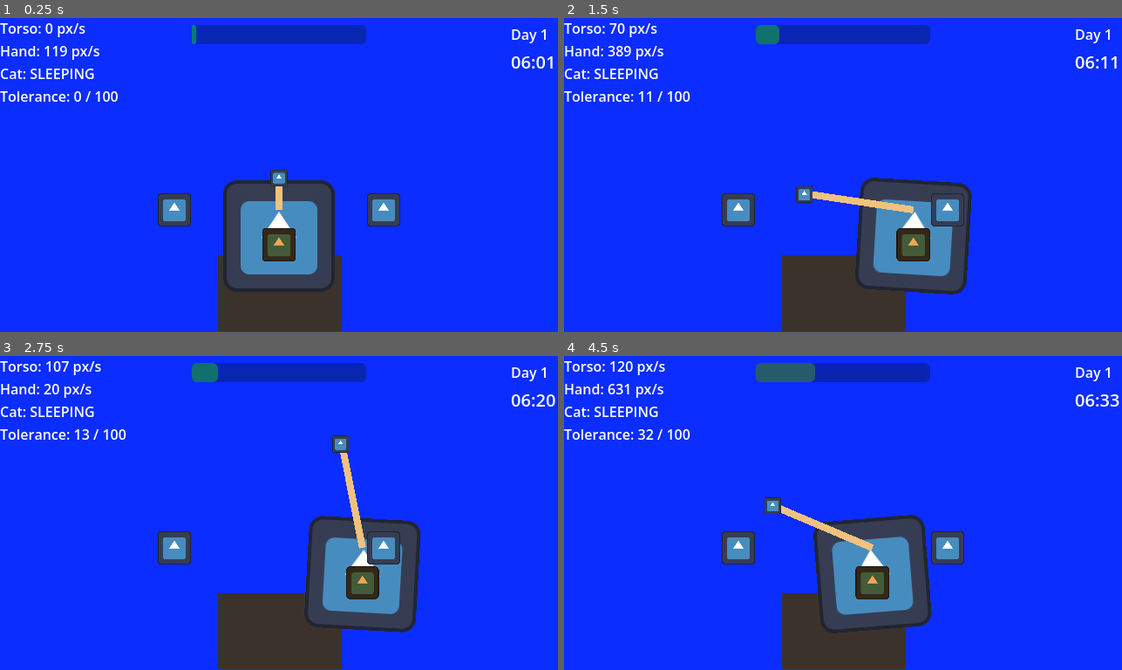
Above: before the commit, frames 1-4 (two rows, left to right).
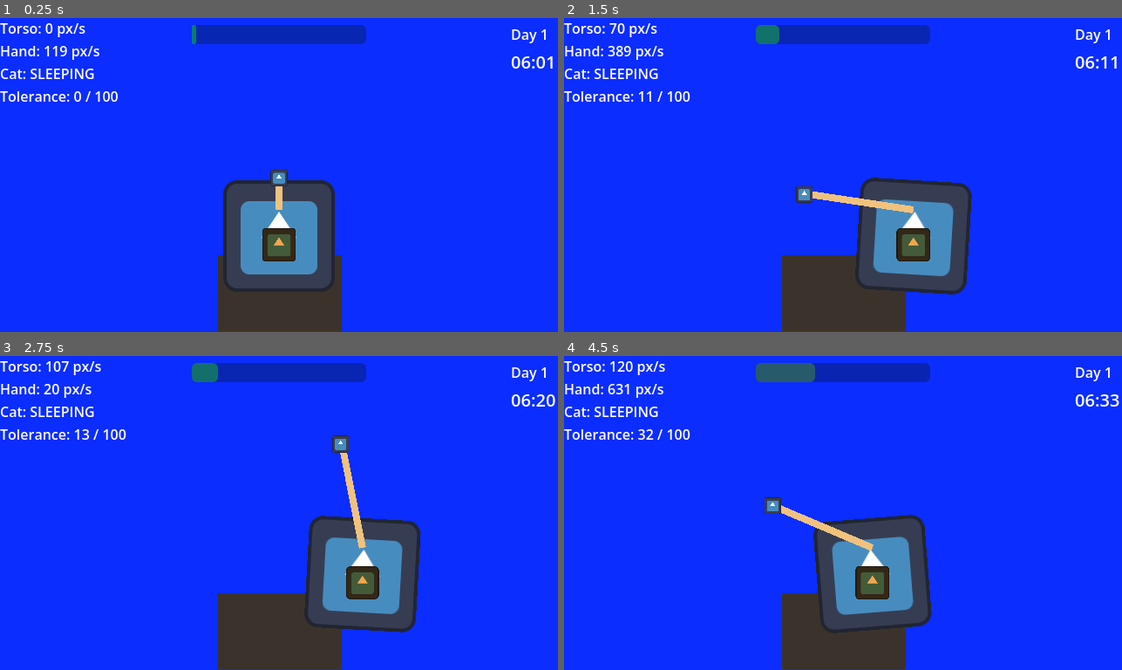
Above: after the commit, the same moments.

Repository: frlbelajarngoding/Cat-on-My-Lap
Game: Godot game, scene res://scenes/main.tscn
Same seed, same stepped clock (60 frames per second), same inputs: the game is played once before the commit and once after it. The engine's default icon, where the game draws it, is replaced by a stand-in: a white triangle on a blue panel in a dark square.
Inputs (mouse positions are in pixels of both pictures, inside the frame that each line leads up to):
- Up to frame 1 (0.25 s): no input
- Up to frame 2 (1.5 s): tap Enter at 0.5 s; move the mouse to (965, 159) at 0.52 s; press the mouse at (965, 159) at 0.53 s; hold D (move_right) 0.53-1.28 s; move the mouse to (731, 190) at 1.27 s; release the mouse at (731, 190) at 1.28 s; hold A (move_left) from 1.28 s (still down); tap R at 1.35 s
- Up to frame 3 (2.75 s): move the mouse to (334, 443) at 2.02 s; release A (move_left) at 2.03 s; press the mouse at (334, 443) at 2.03 s; hold D (move_right) from 2.03 s (still down)
- Up to frame 4 (4.5 s): move the mouse to (815, 575) at 2.77 s; release the mouse at (815, 575) at 2.78 s; tap R at 2.85, 4.35 s; move the mouse to (1010, 560) at 3.52 s; release D (move_right) at 3.53 s; press the mouse at (1010, 560) at 3.53 s; hold A (move_left) from 3.53 s (still down); move the mouse to (675, 465) at 4.27 s; release the mouse at (675, 465) at 4.28 s

The runs differ from the first frame. In frame 1, 1.2% of the frame differs, in the area x 28-72%, y 55-67%; in frame 2, 0.9%; in frame 3, 0.9%; in frame 4, 1.2%.

Commit message:
Logic Sistem Tugas
AAAAAAAAAAAAAAAAAAAAAAAA

Diff:
--- a/scenes/main.tscn
+++ b/scenes/main.tscn
@@ -2,9 +2,9 @@
 
 [ext_resource type="PackedScene" uid="uid://bro5wwxr44srk" path="res://scenes/player.tscn" id="1_0wfyh"]
 [ext_resource type="Script" uid="uid://dhp631qtool0u" path="res://scripts/main.gd" id="1_sugp2"]
-[ext_resource type="PackedScene" uid="uid://ex2guyy041n3" path="res://scenes/draggable.tscn" id="2_sugp2"]
 [ext_resource type="PackedScene" uid="uid://daij6s0iov2t8" path="res://scenes/hud.tscn" id="4_jyhfs"]
 [ext_resource type="PackedScene" uid="uid://di0efg2f87lia" path="res://scenes/day_manager.tscn" id="5_tbgi4"]
+[ext_resource type="Script" uid="uid://cjq0m0cw33sql" path="res://scripts/task_manager.gd" id="6_taskmgr"]
 
 [node name="Main" type="Node2D" unique_id=1621539225]
 script = ExtResource("1_sugp2")
@@ -26,13 +26,8 @@
 [node name="Player" parent="." unique_id=1265673362 instance=ExtResource("1_0wfyh")]
 position = Vector2(320, 250)
 
-[node name="Remote" parent="." unique_id=375679465 instance=ExtResource("2_sugp2")]
-position = Vector2(200, 220)
-item_name = "remote"
-
-[node name="Phone" parent="." unique_id=376722278 instance=ExtResource("2_sugp2")]
-position = Vector2(440, 220)
-item_name = "phone"
+[node name="TaskManager" type="Node" parent="." unique_id=1068335269]
+script = ExtResource("6_taskmgr")
 
 [node name="DebugLabel" type="Label" parent="." unique_id=1630325081]
 offset_right = 40.0
--- /dev/null
+++ b/scenes/tasks/alarm.tscn
@@ -0,0 +1,20 @@
+[gd_scene format=3]
+
+[ext_resource type="Script" path="res://scripts/task.gd" id="1_task"]
+[ext_resource type="Script" path="res://scripts/task_zone.gd" id="2_zone"]
+[ext_resource type="PackedScene" uid="uid://ex2guyy041n3" path="res://scenes/draggable.tscn" id="3_drag"]
+
+[node name="AlarmTask" type="Node2D"]
+script = ExtResource("1_task")
+
+[node name="TableZone" type="Node2D" parent="."]
+position = Vector2(320, 170)
+script = ExtResource("2_zone")
+size = Vector2(190, 36)
+label_text = "Meja"
+
+[node name="Alarm" parent="." instance=ExtResource("3_drag")]
+position = Vector2(250, 170)
+item_name = "alarm_clock"
+label_text = "Weker"
+tint = Color(1.0, 0.6, 0.55, 1)
--- /dev/null
+++ b/scenes/tasks/cat_bowl.tscn
@@ -0,0 +1,22 @@
+[gd_scene format=3]
+
+[ext_resource type="Script" path="res://scripts/task.gd" id="1_task"]
+[ext_resource type="Script" path="res://scripts/task_zone.gd" id="2_zone"]
+[ext_resource type="PackedScene" uid="uid://ex2guyy041n3" path="res://scenes/draggable.tscn" id="3_drag"]
+
+[node name="CatBowlTask" type="Node2D"]
+script = ExtResource("1_task")
+
+[node name="BowlZone" type="Node2D" parent="."]
+position = Vector2(378, 170)
+script = ExtResource("2_zone")
+size = Vector2(40, 30)
+label_text = "Mangkuk"
+show_when_idle = true
+color = Color(1.0, 0.6, 0.8, 0.25)
+
+[node name="CatJar" parent="." instance=ExtResource("3_drag")]
+position = Vector2(410, 228)
+item_name = "cat_jar"
+label_text = "Toples kucing"
+tint = Color(1.0, 0.7, 0.85, 1)
--- /dev/null
+++ b/scenes/tasks/fish.tscn
@@ -0,0 +1,34 @@
+[gd_scene format=3]
+
+[ext_resource type="Script" path="res://scripts/task.gd" id="1_task"]
+[ext_resource type="Script" path="res://scripts/task_zone.gd" id="2_zone"]
+[ext_resource type="PackedScene" uid="uid://ex2guyy041n3" path="res://scenes/draggable.tscn" id="3_drag"]
+
+[node name="FishTask" type="Node2D"]
+script = ExtResource("1_task")
+
+[node name="AquariumZone" type="Node2D" parent="."]
+position = Vector2(135, 178)
+script = ExtResource("2_zone")
+size = Vector2(64, 40)
+label_text = "Akuarium"
+show_when_idle = true
+color = Color(0.3, 0.7, 1.0, 0.25)
+
+[node name="LidSpot" type="Node2D" parent="."]
+position = Vector2(225, 178)
+script = ExtResource("2_zone")
+size = Vector2(36, 36)
+label_text = "Taruh tutup"
+
+[node name="FishLid" parent="." instance=ExtResource("3_drag")]
+position = Vector2(185, 178)
+item_name = "fish_lid"
+label_text = "Tutup pakan"
+tint = Color(0.85, 0.85, 0.9, 1)
+
+[node name="FishCan" parent="." instance=ExtResource("3_drag")]
+position = Vector2(185, 228)
+item_name = "fish_can"
+label_text = "Pakan ikan"
+tint = Color(1.0, 0.75, 0.45, 1)
--- /dev/null
+++ b/scenes/tasks/kettle.tscn
@@ -0,0 +1,15 @@
+[gd_scene format=3]
+
+[ext_resource type="Script" path="res://scripts/task.gd" id="1_task"]
+[ext_resource type="Script" path="res://scripts/task_zone.gd" id="2_zone"]
+[ext_resource type="PackedScene" uid="uid://ex2guyy041n3" path="res://scenes/draggable.tscn" id="3_drag"]
+
+[node name="KettleTask" type="Node2D"]
+script = ExtResource("1_task")
+
+[node name="Lever" parent="." instance=ExtResource("3_drag")]
+position = Vector2(95, 230)
+item_name = "stove_lever"
+follow_hand = false
+label_text = "Tuas kompor"
+tint = Color(1.0, 0.6, 0.55, 1)
--- /dev/null
+++ b/scenes/tasks/laptop.tscn
@@ -0,0 +1,15 @@
+[gd_scene format=3]
+
+[ext_resource type="Script" path="res://scripts/task.gd" id="1_task"]
+[ext_resource type="Script" path="res://scripts/task_zone.gd" id="2_zone"]
+[ext_resource type="PackedScene" uid="uid://ex2guyy041n3" path="res://scenes/draggable.tscn" id="3_drag"]
+
+[node name="LaptopTask" type="Node2D"]
+script = ExtResource("1_task")
+
+[node name="Notif" parent="." instance=ExtResource("3_drag")]
+position = Vector2(440, 178)
+item_name = "laptop_notif"
+follow_hand = false
+label_text = "Laptop"
+tint = Color(0.55, 0.8, 1.0, 1)
--- /dev/null
+++ b/scenes/tasks/microwave.tscn
@@ -0,0 +1,27 @@
+[gd_scene format=3]
+
+[ext_resource type="Script" path="res://scripts/task.gd" id="1_task"]
+[ext_resource type="Script" path="res://scripts/task_zone.gd" id="2_zone"]
+[ext_resource type="PackedScene" uid="uid://ex2guyy041n3" path="res://scenes/draggable.tscn" id="3_drag"]
+
+[node name="MicrowaveTask" type="Node2D"]
+script = ExtResource("1_task")
+
+[node name="PlateZone" type="Node2D" parent="."]
+position = Vector2(503, 203)
+script = ExtResource("2_zone")
+size = Vector2(44, 40)
+label_text = "Piring"
+
+[node name="Door" parent="." instance=ExtResource("3_drag")]
+position = Vector2(545, 178)
+item_name = "microwave_door"
+follow_hand = false
+label_text = "Pintu microwave"
+tint = Color(0.85, 0.85, 0.9, 1)
+
+[node name="Bowl" parent="." instance=ExtResource("3_drag")]
+position = Vector2(545, 228)
+item_name = "microwave_bowl"
+label_text = "Mangkuk"
+tint = Color(1.0, 0.75, 0.45, 1)
--- /dev/null
+++ b/scenes/tasks/phone.tscn
@@ -0,0 +1,27 @@
+[gd_scene format=3]
+
+[ext_resource type="Script" path="res://scripts/task.gd" id="1_task"]
+[ext_resource type="Script" path="res://scripts/task_zone.gd" id="2_zone"]
+[ext_resource type="PackedScene" uid="uid://ex2guyy041n3" path="res://scenes/draggable.tscn" id="3_drag"]
+
+[node name="PhoneTask" type="Node2D"]
+script = ExtResource("1_task")
+
+[node name="CradleZone" type="Node2D" parent="."]
+position = Vector2(470, 228)
+script = ExtResource("2_zone")
+size = Vector2(54, 44)
+label_text = "Dudukan"
+
+[node name="EarZone" type="Node2D" parent="."]
+position = Vector2(358, 198)
+script = ExtResource("2_zone")
+size = Vector2(44, 30)
+label_text = "Telinga"
+attach_to_player = true
+
+[node name="Handset" parent="." instance=ExtResource("3_drag")]
+position = Vector2(470, 228)
+item_name = "phone_handset"
+label_text = "Telepon"
+tint = Color(0.6, 1.0, 0.6, 1)
--- /dev/null
+++ b/scenes/tasks/vitamin.tscn
@@ -0,0 +1,39 @@
+[gd_scene format=3]
+
+[ext_resource type="Script" path="res://scripts/task.gd" id="1_task"]
+[ext_resource type="Script" path="res://scripts/task_zone.gd" id="2_zone"]
+[ext_resource type="PackedScene" uid="uid://ex2guyy041n3" path="res://scenes/draggable.tscn" id="3_drag"]
+
+[node name="VitaminTask" type="Node2D"]
+script = ExtResource("1_task")
+
+[node name="TableZone" type="Node2D" parent="."]
+position = Vector2(320, 170)
+script = ExtResource("2_zone")
+size = Vector2(190, 36)
+label_text = "Meja"
+
+[node name="GlassSpot" type="Node2D" parent="."]
+position = Vector2(292, 170)
+script = ExtResource("2_zone")
+size = Vector2(44, 40)
+label_text = "Gelas"
+
+[node name="MouthZone" type="Node2D" parent="."]
+position = Vector2(320, 198)
+script = ExtResource("2_zone")
+size = Vector2(44, 30)
+label_text = "Mulut"
+attach_to_player = true
+
+[node name="Glass" parent="." instance=ExtResource("3_drag")]
+position = Vector2(292, 170)
+item_name = "glass"
+label_text = "Gelas"
+tint = Color(0.55, 0.8, 1.0, 1)
+
+[node name="Bottle" parent="." instance=ExtResource("3_drag")]
+position = Vector2(334, 170)
+item_name = "vitamin_bottle"
+label_text = "Vitamin"
+tint = Color(1.0, 0.95, 0.5, 1)
--- /dev/null
+++ b/scenes/tasks/water_plant.tscn
@@ -0,0 +1,22 @@
+[gd_scene format=3]
+
+[ext_resource type="Script" path="res://scripts/task.gd" id="1_task"]
+[ext_resource type="Script" path="res://scripts/task_zone.gd" id="2_zone"]
+[ext_resource type="PackedScene" uid="uid://ex2guyy041n3" path="res://scenes/draggable.tscn" id="3_drag"]
+
+[node name="WaterPlantTask" type="Node2D"]
+script = ExtResource("1_task")
+
+[node name="PotZone" type="Node2D" parent="."]
+position = Vector2(130, 128)
+script = ExtResource("2_zone")
+size = Vector2(56, 34)
+label_text = "Tanah pot"
+show_when_idle = true
+color = Color(0.45, 0.8, 0.35, 0.25)
+
+[node name="WaterCan" parent="." instance=ExtResource("3_drag")]
+position = Vector2(190, 128)
+item_name = "water_can"
+label_text = "Kaleng air"
+tint = Color(0.55, 0.8, 1.0, 1)
